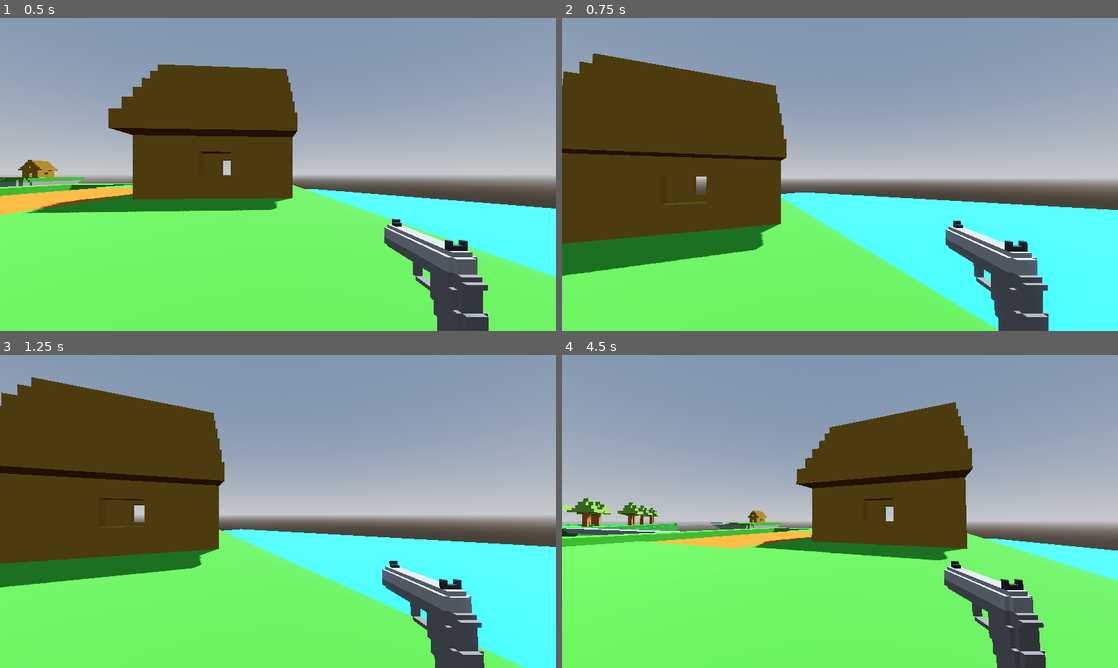
Above: before the commit, frames 1-4 (two rows, left to right).
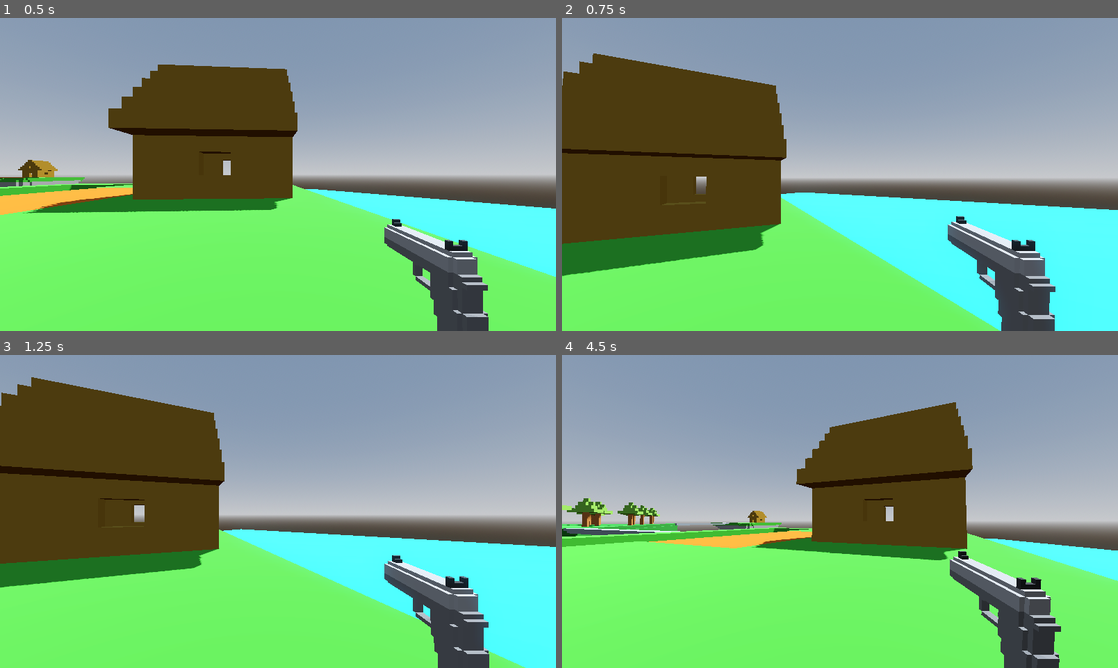
Above: after the commit, the same moments.

Repository: qdanq/Battle-duo
Game: Godot game, scene res://world.tscn
Two runs of this game, one before a commit and one after it. Both use one fixed random seed, a clock stepped at 60 frames per second and the inputs below.
Inputs (mouse positions are in pixels of both pictures, inside the frame that each line leads up to):
- Up to frame 1 (0.5 s): no input
- Up to frame 2 (0.75 s): tap Enter (ui_accept) at 0.5 s; move the mouse to (867, 174) at 0.52 s; press the mouse at (867, 174) at 0.53 s; hold Up (ui_up) from 0.53 s (still down)
- Up to frame 3 (1.25 s): keep holding Up (ui_up); tap Enter (ui_accept) at 0.77 s
- Up to frame 4 (4.5 s): keep holding Up (ui_up); move the mouse to (812, 511) at 1.27 s; release the mouse at (812, 511) at 1.28 s; click (812, 511) at 1.35 s; tap Enter (ui_accept) at 1.52, 3.02, 3.77 s; move the mouse to (851, 505) at 2.02 s; press the mouse at (851, 505) at 2.03 s; move the mouse to (834, 517) at 2.77 s; release the mouse at (834, 517) at 2.78 s; click (834, 517) at 2.85 s; move the mouse to (878, 514) at 3.52 s; press the mouse at (878, 514) at 3.53 s; move the mouse to (795, 508) at 4.27 s; release the mouse at (795, 508) at 4.28 s; click (795, 508) at 4.35 s

Frame 1 is identical in both runs. In frame 2, 1.6% of the frame differs, in the area x 69-89%, y 63-100%; in frame 3, 1.6%; in frame 4, 2.6%, in the area x 68-90%, y 62-100%.

Commit message:
Add shoot anim to player script.

Diff:
--- a/player.tscn
+++ b/player.tscn
@@ -23,6 +23,10 @@
 		rotate_y(-event.relative.x * .005)
 		camera.rotate_x(-event.relative.y * .005)
 		camera.rotation.x = clamp(camera.rotation.x, -PI/2, PI/2)
+
+	if Input.is_action_just_pressed(\"shoot\") \\
+	and anim_player.current_animation != \"shoot\":
+		play_shoot_effects()
 
 func _physics_process(delta):
 	# Add the gravity.
@@ -44,12 +48,20 @@
 		velocity.x = move_toward(velocity.x, 0, SPEED)
 		velocity.z = move_toward(velocity.z, 0, SPEED)
 
-	if input_dir != Vector2.ZERO and is_on_floor():
+	if anim_player.current_animation == \"shoot\":
+		pass
+
+	elif input_dir != Vector2.ZERO and is_on_floor():
 		anim_player.play(\"move\")
 	else:
 		anim_player.play(\"idle\")
 
 	move_and_slide()
+
+func play_shoot_effects():
+	anim_player.stop()
+	anim_player.play(\"shoot\")
+
 "
 
 [sub_resource type="CapsuleMesh" id="CapsuleMesh_8ag0u"]
@@ -131,15 +143,15 @@
 
 [sub_resource type="Animation" id="Animation_jbg0s"]
 resource_name = "shoot"
-length = 0.4
-tracks/0/type = "value"
-tracks/0/imported = false
-tracks/0/enabled = true
-tracks/0/path = NodePath("Camera3D/Pistol:position")
-tracks/0/interp = 1
-tracks/0/loop_wrap = true
-tracks/0/keys = {
-"times": PackedFloat32Array(0, 0.4),
+length = 0.3
+tracks/0/type = "value"
+tracks/0/imported = false
+tracks/0/enabled = true
+tracks/0/path = NodePath("Camera3D/Pistol:position")
+tracks/0/interp = 1
+tracks/0/loop_wrap = true
+tracks/0/keys = {
+"times": PackedFloat32Array(0, 0.3),
 "transitions": PackedFloat32Array(0.5, 1),
 "update": 0,
 "values": [Vector3(0.55674, -0.462661, -0.454303), Vector3(0.557, -0.477, -0.462)]
@@ -151,7 +163,7 @@
 tracks/1/interp = 1
 tracks/1/loop_wrap = true
 tracks/1/keys = {
-"times": PackedFloat32Array(0, 0.4),
+"times": PackedFloat32Array(0, 0.3),
 "transitions": PackedFloat32Array(0.5, 1),
 "update": 0,
 "values": [Vector3(-5.93383e-09, 1.5708, 0.136171), Vector3(0, 1.5708, 0)]
